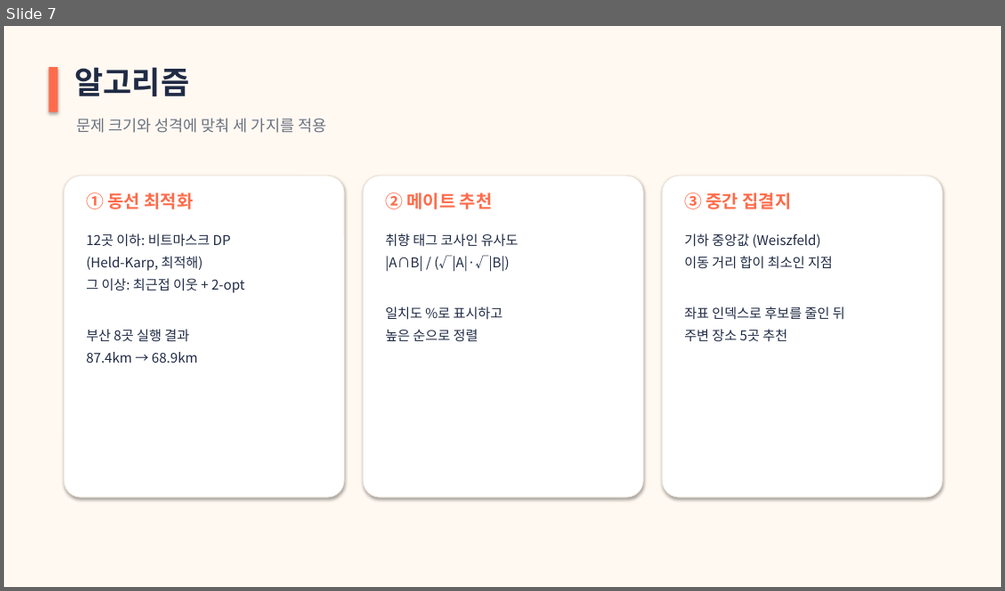
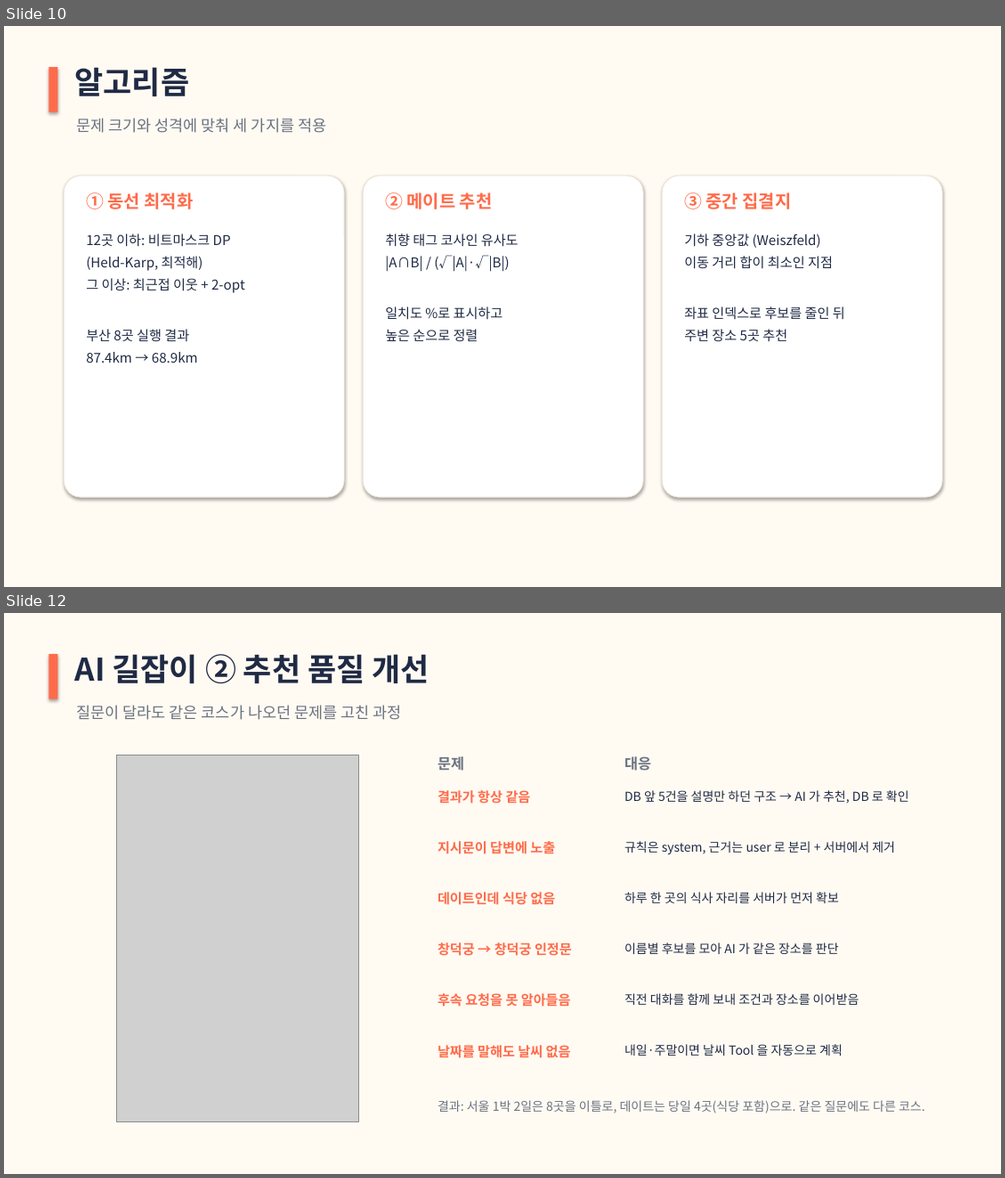
Before and after one commit to 77romin/mapmates, a slide deck: presentation/너랑갈지도_발표.pptx. Shown one above the other, each under a label of ours: slide 7 before the commit, slides 10 and 12 after it; the slides between them are not shown. The pictures are 1005x591 and 1005x1178 pixels, drawn with LibreOffice and Linux fonts; fonts in the diff are those of the drawing; grey boxes stand for pictures. Boxes give left, top, right and bottom in pixels: in the first picture for what was removed or moved away, otherwise in the second. Text is boxed around its words. In the diff, an @@ line names an element or a change of style, - is before the commit and + after.

```diff
--- a/presentation/너랑갈지도_발표.pptx
+++ b/presentation/너랑갈지도_발표.pptx
@@ slide 12 added at bbox=[4, 613, 1001, 1174], background #FFFBF3 @@
@@ rectangle added at bbox=[48, 654, 57, 699], fill #FF6B4A @@
@@ text added at bbox=[75, 654, 429, 684], 30 pt, text #1F2A44, bold @@
+AI 길잡이 ② 추천 품질 개선
@@ text added at bbox=[76, 705, 402, 720], 15 pt, text #6B7280 @@
+질문이 달라도 같은 코스가 나오던 문제를 고친 과정
@@ picture added at bbox=[116, 755, 358, 1121] @@
@@ text added at bbox=[437, 756, 464, 771], 14 pt, text #6B7280, bold @@
+문제
@@ text added at bbox=[624, 756, 651, 771], 14 pt, text #6B7280, bold @@
+대응
@@ text added at bbox=[437, 790, 531, 803], 13 pt, text #FF6B4A, bold @@
+결과가 항상 같음
@@ text added at bbox=[624, 790, 909, 803], 12 pt, text #1F2A44 @@
+DB 앞 5건을 설명만 하던 구조 → AI 가 추천, DB 로 확인
@@ text added at bbox=[437, 841, 555, 854], 13 pt, text #FF6B4A, bold @@
+지시문이 답변에 노출
@@ text added at bbox=[624, 841, 895, 855], 12 pt, text #1F2A44 @@
+규칙은 system, 근거는 user 로 분리 + 서버에서 제거
@@ text added at bbox=[437, 892, 555, 905], 13 pt, text #FF6B4A, bold @@
+데이트인데 식당 없음
@@ text added at bbox=[624, 892, 839, 903], 12 pt, text #1F2A44 @@
+하루 한 곳의 식사 자리를 서버가 먼저 확보
@@ text added at bbox=[437, 942, 572, 956], 13 pt, text #FF6B4A, bold @@
+창덕궁 → 창덕궁 인정문
@@ text added at bbox=[624, 942, 839, 954], 12 pt, text #1F2A44 @@
+이름별 후보를 모아 AI 가 같은 장소를 판단
@@ text added at bbox=[437, 993, 571, 1006], 13 pt, text #FF6B4A, bold @@
+후속 요청을 못 알아들음
@@ text added at bbox=[624, 993, 859, 1005], 12 pt, text #1F2A44 @@
+직전 대화를 함께 보내 조건과 장소를 이어받음
@@ text added at bbox=[437, 1045, 571, 1058], 13 pt, text #FF6B4A, bold @@
+날짜를 말해도 날씨 없음
@@ text added at bbox=[624, 1044, 842, 1055], 12 pt, text #1F2A44 @@
+내일·주말이면 날씨 Tool 을 자동으로 계획
@@ text added at bbox=[437, 1100, 925, 1113], 12 pt, text #6B7280 @@
+결과: 서울 1박 2일은 8곳을 이틀로, 데이트는 당일 4곳(식당 포함)으로. 같은 질문에도 다른 코스.
@@ what was slide 7 is now slide 10 @@
@@ slide 10 changed as well @@
@@ background #FFF9F2 to #FFFBF3 @@
```
Also in this commit, not shown: 10 other slides changed, 4 other slides added, 1 slide removed.
